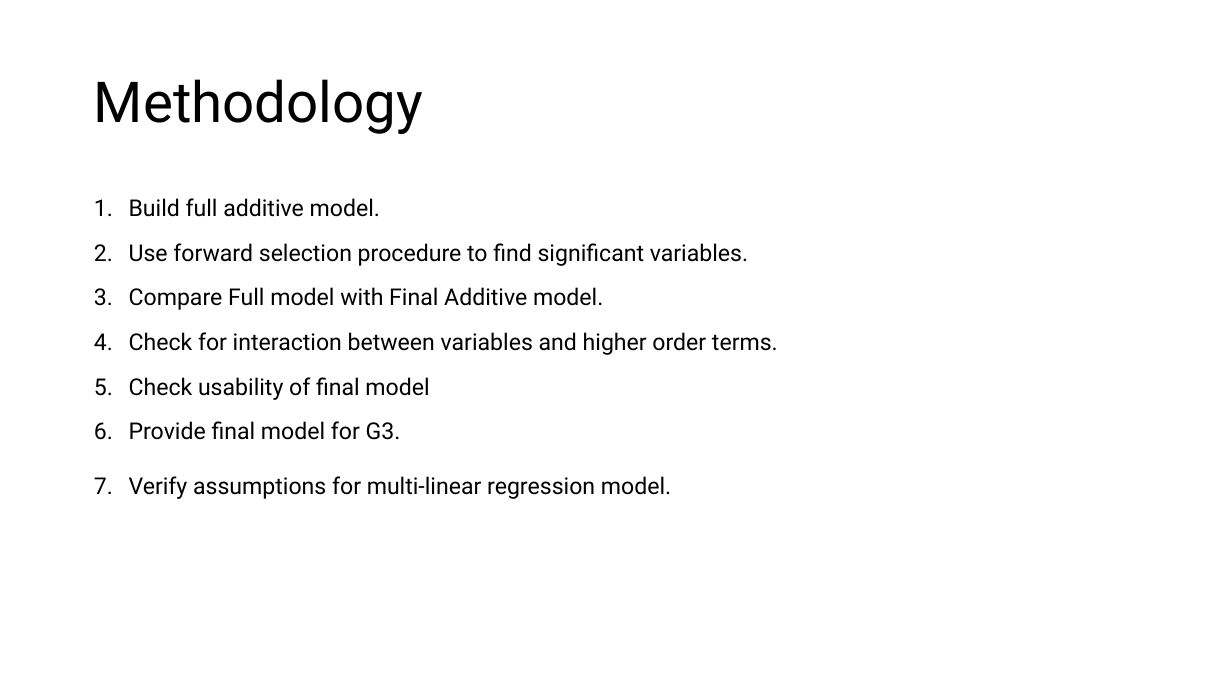
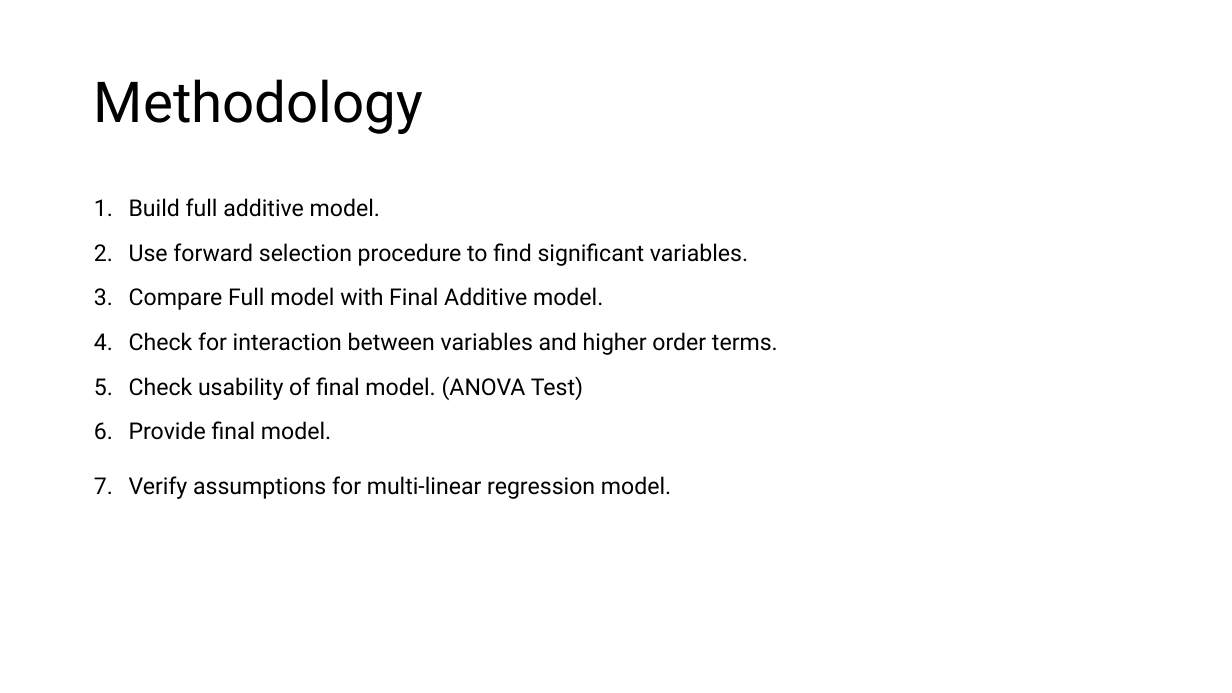
Before and after one commit to prs-sharma9/DATA-603_PROJECT, a slide deck: slide 5 of Final_Presentation.pptx. Drawn at 1232x693 pixels with LibreOffice and Linux fonts; fonts in the diff are those of the drawing. Boxes give left, top, right and bottom in pixels: in the first picture for what was removed or moved away, otherwise in the second. Text is boxed around its words. In the diff, an @@ line names an element or a change of style, - is before the commit and + after.

```diff
--- a/Final_Presentation.pptx
+++ b/Final_Presentation.pptx
@@ text at [129, 376, 583, 440]: text changed @@
-5. Check usability of final model
-6. Provide final model for G3.
+5. Check usability of final model. (ANOVA Test)
+6. Provide final model.
```
